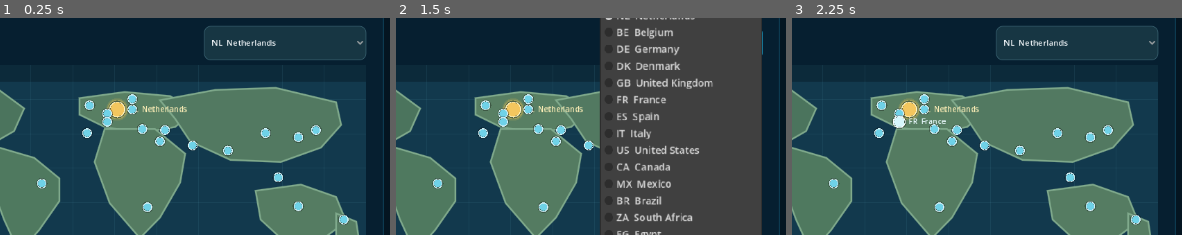
Above: before the commit, frames 1-3 (left to right).
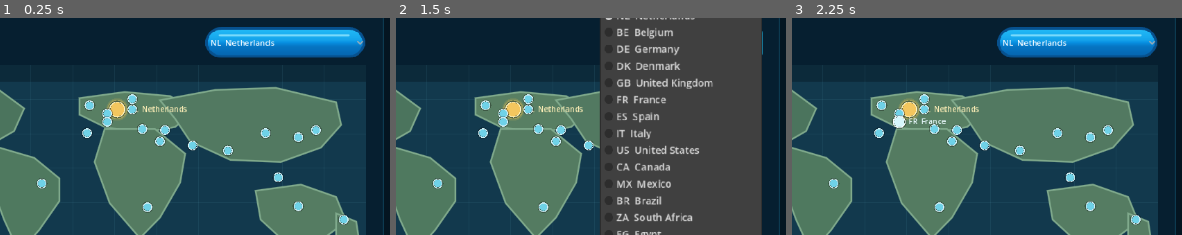
Above: after the commit, the same moments.

Repository: elroynbenjamins/SkyportOnline
Game: Godot game, scene res://src/main/Main.tscn
Two runs of this game, one before a commit and one after it. Both use one fixed random seed, a clock stepped at 60 frames per second and the inputs below.
Inputs (mouse positions are % of the whole screen's width and height, from its top left):
- Up to frame 1 (0.25 s): no input
- Up to frame 2 (1.5 s): click (15, 29) at 0.52 s; type "12" at 0.6 s; click (15, 46) at 0.75 s; type "12" at 0.83 s; click "NL Netherlands" at 1.25 s
- Up to frame 3 (2.25 s): tap Enter at 2 s; drag from (65, 47) to (60, 26) at 2.02 s
The pictures show only the part of the screen within x 50-100%, y 13-63%; the shares and areas given below are measured in that part.

The runs differ from the first frame. In frame 1, 6.0% of the frame differs, in the area x 52-94%, y 3-20%; in frame 2, nothing differs; in frame 3, 6.0%.

Commit message:
Apply glossy production HUD skin

Diff:
--- a/src/ui/GameUIStyle.gd
+++ b/src/ui/GameUIStyle.gd
@@ -136,22 +136,43 @@
 		"hud_top":
 			control.add_theme_stylebox_override(
 				"panel",
-				compact_panel(Color("06314a", 0.965), Color("28bfe9"), 13, 1, true)
+				compact_panel(Color(0, 0, 0, 0), Color(0, 0, 0, 0), 1, 0, false)
 			)
 		"hud_level":
 			control.add_theme_stylebox_override(
 				"panel",
-				compact_panel(Color("073551"), Color("31c6ee"), 11, 1, false)
+				ProductionUIAssets.style_box(
+					ProductionUIAssets.LEVEL_BADGE,
+					28.0,
+					8.0
+				)
+			)
+		"hud_identity":
+			control.add_theme_stylebox_override(
+				"panel",
+				ProductionUIAssets.style_box(
+					ProductionUIAssets.IDENTITY_PANEL,
+					22.0,
+					10.0
+				)
 			)
 		"hud_passenger":
 			control.add_theme_stylebox_override(
 				"panel",
-				compact_panel(Color("073550"), Color("24bce8"), 11, 1, false)
+				ProductionUIAssets.style_box(
+					ProductionUIAssets.RESOURCE_CHIP,
+					20.0,
+					7.0
+				)
 			)
 		"hud_fuel":
 			control.add_theme_stylebox_override(
 				"panel",
-				compact_panel(Color("403418"), Color("e7b84a"), 11, 1, false)
+				ProductionUIAssets.style_box(
+					ProductionUIAssets.RESOURCE_CHIP,
+					20.0,
+					7.0
+				)
 			)
 		"hud_fuel_low":
 			control.add_theme_stylebox_override(
@@ -166,12 +187,20 @@
 		"hud_coin":
 			control.add_theme_stylebox_override(
 				"panel",
-				compact_panel(Color("18364a"), Color("e99c28"), 11, 1, false)
+				ProductionUIAssets.style_box(
+					ProductionUIAssets.RESOURCE_CHIP,
+					20.0,
+					7.0
+				)
 			)
 		"hud_premium":
 			control.add_theme_stylebox_override(
 				"panel",
-				compact_panel(Color("15344d"), Color("a776e0"), 11, 1, false)
+				ProductionUIAssets.style_box(
+					ProductionUIAssets.RESOURCE_CHIP,
+					20.0,
+					7.0
+				)
 			)
 		"hud_task":
 			control.add_theme_stylebox_override(
@@ -196,7 +225,16 @@
 		"dock":
 			control.add_theme_stylebox_override(
 				"panel",
-				compact_panel(Color("05283d", 0.985), Color("1ba8da"), 14, 1, true)
+				compact_panel(Color(0, 0, 0, 0), Color(0, 0, 0, 0), 1, 0, false)
+			)
+		"world_bubble":
+			control.add_theme_stylebox_override(
+				"panel",
+				ProductionUIAssets.style_box(
+					ProductionUIAssets.WORLD_BUBBLE,
+					26.0,
+					10.0
+				)
 			)
 		"context":
 			control.add_theme_stylebox_override(
@@ -403,6 +441,41 @@
 		panel(Color(0, 0, 0, 0), COLOR_ACCENT, radius, 2, false)
 	)
 
+	var glossy_path := ""
+	if kind in ["primary", "mission_complete"]:
+		glossy_path = ProductionUIAssets.BUTTON_GREEN
+	elif kind in [
+		"nav",
+		"dock",
+		"build_card",
+		"screen_tab",
+		"secondary"
+	]:
+		glossy_path = ProductionUIAssets.BUTTON_BLUE
+	elif kind in [
+		"selected",
+		"dock_selected",
+		"build_card_selected",
+		"screen_tab_selected"
+	]:
+		glossy_path = ProductionUIAssets.BUTTON_BLUE
+
+	if not glossy_path.is_empty():
+		button.add_theme_stylebox_override(
+			"normal",
+			ProductionUIAssets.button_style(glossy_path)
+		)
+		button.add_theme_stylebox_override(
+			"hover",
+			ProductionUIAssets.button_style(glossy_path)
+		)
+		button.add_theme_stylebox_override(
+			"disabled",
+			ProductionUIAssets.button_style(
+				ProductionUIAssets.BUTTON_GRAY
+			)
+		)
+
 	button.add_theme_color_override("font_color", text_color)
 	button.add_theme_color_override("font_hover_color", Color.WHITE)
 	button.add_theme_color_override("font_pressed_color", Color.WHITE)
@@ -422,24 +495,17 @@
 
 	progress.add_theme_stylebox_override(
 		"background",
-		panel(
-			Color("091a22"),
-			Color("294551"),
-			8,
-			1,
-			false
-		)
-	)
-
-	var fill_color := COLOR_GOLD if gold else COLOR_ACCENT
+		ProductionUIAssets.progress_style(
+			ProductionUIAssets.PROGRESS_TRACK
+		)
+	)
+
 	progress.add_theme_stylebox_override(
 		"fill",
-		panel(
-			fill_color,
-			fill_color.lightened(0.18),
-			8,
-			0,
-			false
+		ProductionUIAssets.progress_style(
+			ProductionUIAssets.PROGRESS_GOLD
+			if gold
+			else ProductionUIAssets.PROGRESS_BLUE
 		)
 	)
 
